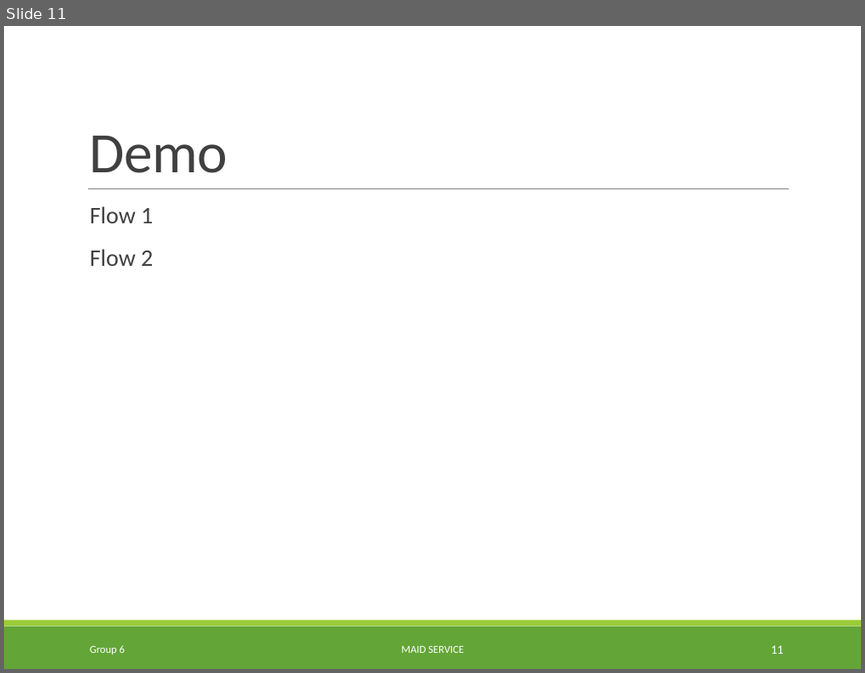
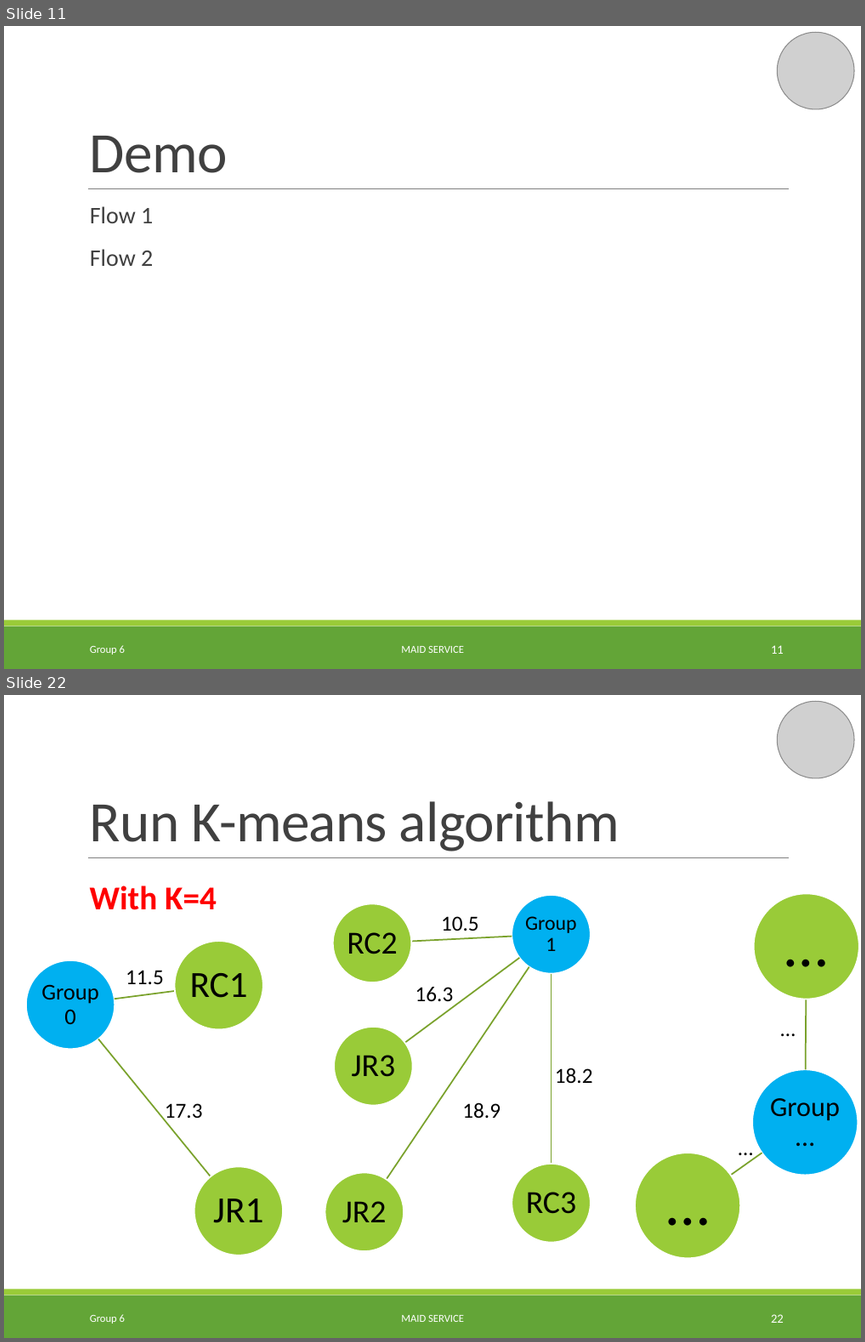
Before and after one commit to TuanBT/ms-website, a slide deck: Presentation/MS_Slide.pptx. Shown one above the other, each under a label of ours: slide 11 before the commit, slides 11 and 22 after it; the slides between them are not shown. The pictures are 865x673 and 865x1342 pixels, drawn with LibreOffice and Linux fonts; fonts in the diff are those of the drawing; grey boxes stand for pictures; background and template pictures are left out. Boxes give left, top, right and bottom in pixels: in the first picture for what was removed or moved away, otherwise in the second. Text is boxed around its words. In the diff, an @@ line names an element or a change of style, - is before the commit and + after.

```diff
--- a/Presentation/MS_Slide.pptx
+++ b/Presentation/MS_Slide.pptx
@@ slide 22 added at box(4, 695, 861, 1338), background #FFFFFF; not listed: 3 template elements that a slide beside it also shows @@
@@ picture added at box(777, 701, 854, 778) @@
@@ title added at box(90, 801, 619, 851), 48 pt, text #404040 @@
+Run K-means algorithm
@@ text added at box(90, 885, 216, 910), 28 pt, text #FF0000, bold @@
+With K=4
@@ text added at box(441, 916, 479, 930), 18 pt, text #000000 @@
+10.5
@@ text added at box(126, 970, 164, 984), 18 pt, text #000000 @@
+11.5
@@ text added at box(415, 987, 454, 1006), 18 pt, text #000000 @@
+16.3
@@ text added at box(772, 1010, 804, 1044), 18 pt, text #000000 @@
+…
@@ text added at box(555, 1067, 593, 1083), 18 pt, text #000000 @@
+18.2
@@ text added at box(462, 1102, 500, 1118), 18 pt, text #000000 @@
+18.9
@@ text added at box(165, 1103, 203, 1123), 18 pt, text #000000 @@
+17.3
@@ text added at box(730, 1129, 762, 1163), 18 pt, text #000000 @@
+…
@@ group added at box(635, 894, 859, 1258): 3 ellipses, 3 texts, 2 freeform shapes @@
+Group …
+…
+…
@@ group added at box(26, 941, 283, 1254): 3 ellipses, 3 texts, 2 freeform shapes @@
+Group 0
+RC1
+JR1
@@ group added at box(325, 895, 590, 1251): 5 ellipses, 5 texts, 4 freeform shapes @@
+Group 1
+RC2
+RC3
+JR3
+JR2
@@ text added at box(90, 1314, 125, 1323), 9 pt, text #FFFFFF @@
+Group 6
@@ text added at box(401, 1315, 464, 1321), 9 pt, text #FFFFFF @@
+MAID SERVICE
@@ page number added at box(771, 1314, 783, 1322), 10.5 pt, text #FFFFFF @@
+22
@@ slide 11 changed as well @@
@@ picture added at box(777, 32, 854, 109) @@
```
Also in this commit, not shown: 18 other slides changed, 10 other slides added, 1 slide removed.
